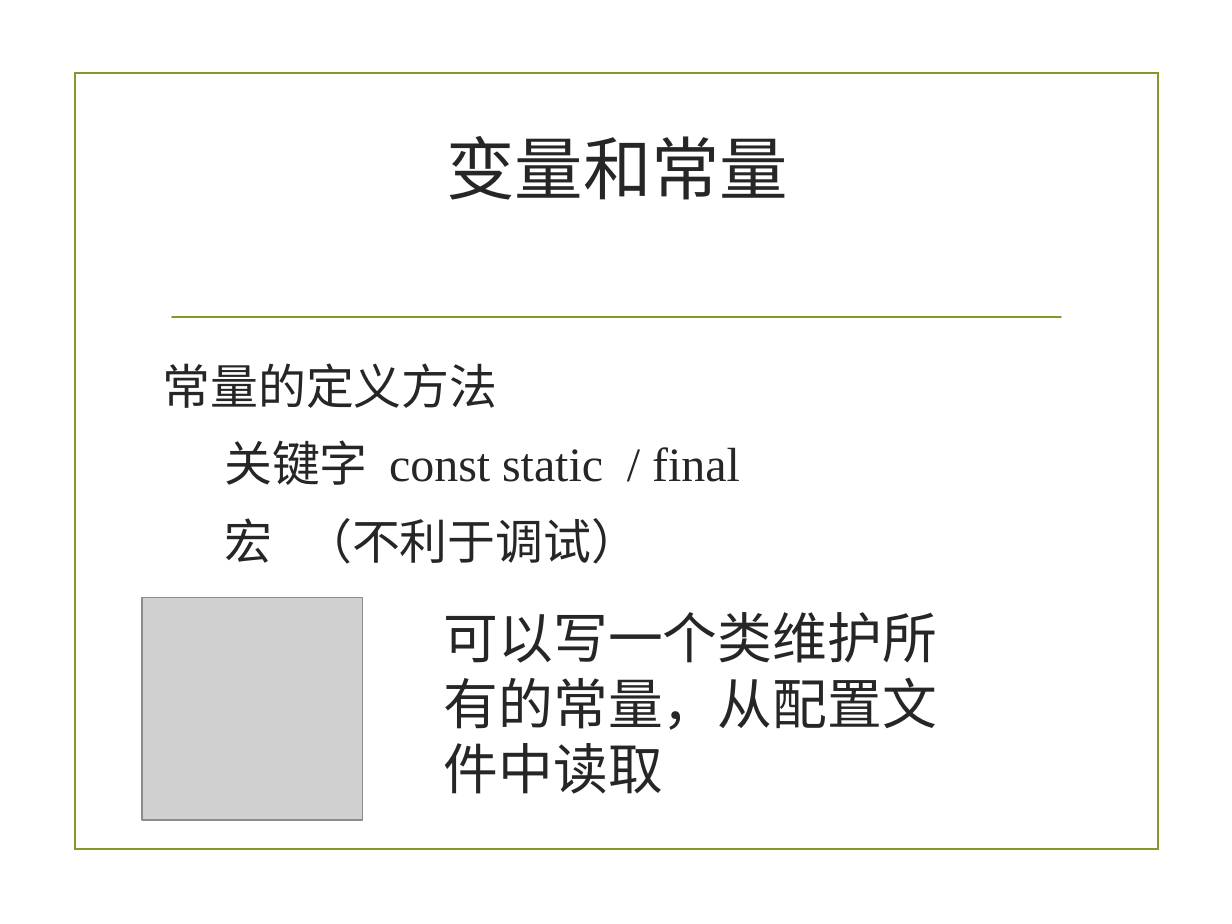
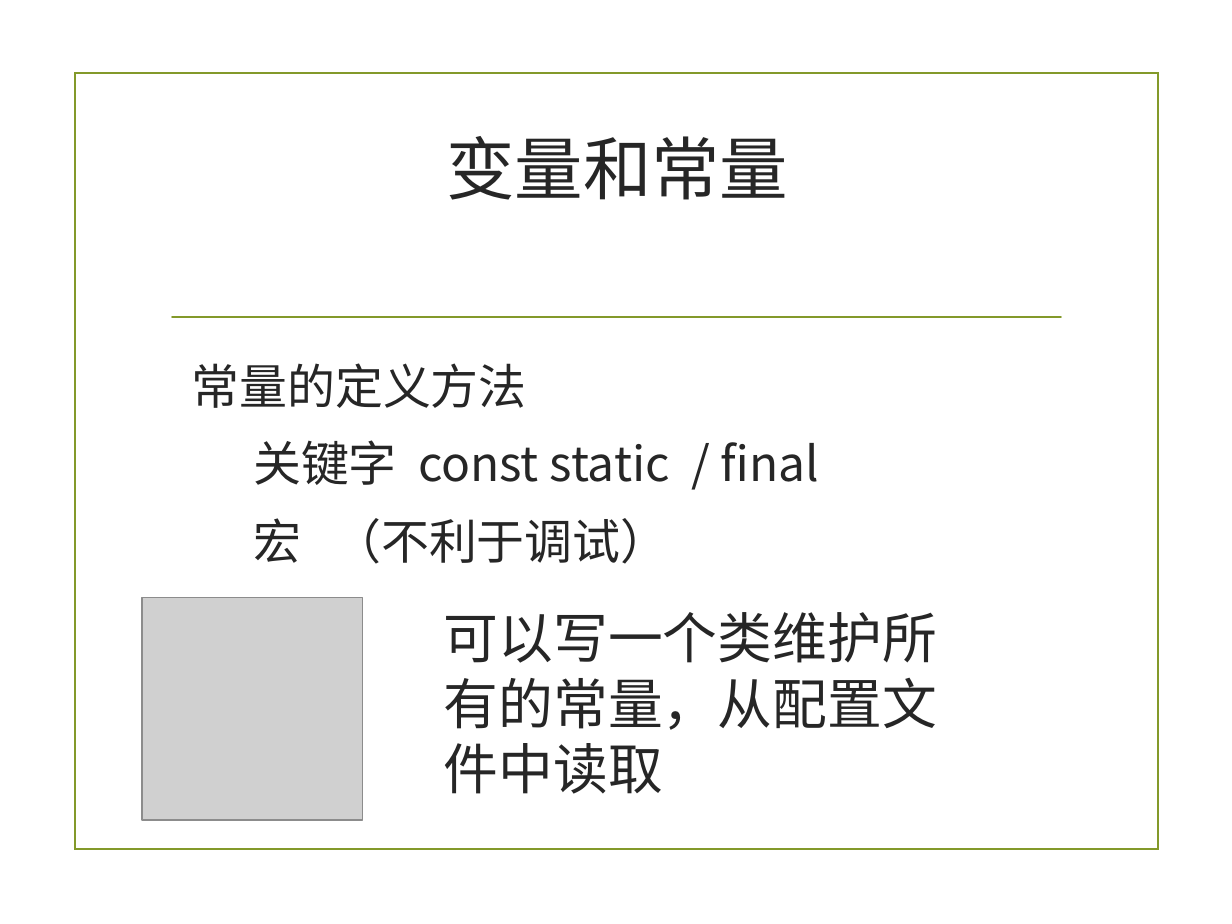
Before and after one commit to zuoshenghuang/curriculum, a slide deck: slide 17 of software/Ch_3_rules_demo.pptx (slide 16 before the commit). Drawn at 1232x924 pixels with LibreOffice and Linux fonts; fonts in the diff are those of the drawing; grey boxes stand for pictures; background and template pictures are left out. Boxes give left, top, right and bottom in pixels: in the first picture for what was removed or moved away, otherwise in the second. Text is boxed around its words. In the diff, an @@ line names an element or a change of style, - is before the commit and + after.

```diff
--- a/software/Ch_3_rules_demo.pptx
+++ b/software/Ch_3_rules_demo.pptx
@@ text "常量的定义方法": place and size @@
-text "常量的定义方法" at <box>163,363,740,564</box>
+text "常量的定义方法" at <box>192,363,819,564</box>
@@ text "常量的定义方法" at <box>192,363,819,564</box>: font Times New Roman to Noto Sans CJK SC @@
```
Also in this commit, not shown: 22 other slides changed, 3 slides added, 2 slides removed, 5 other files.
